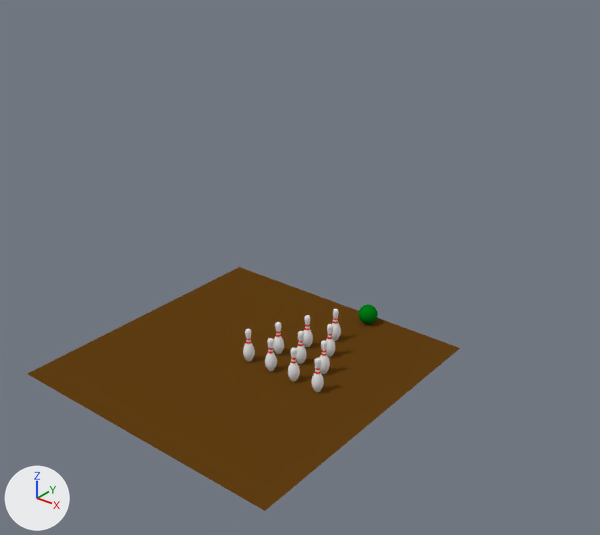
One commit to the Blender file Bowling Alley.blend: the scene before it, then after it.
Before and after are seen from a camera (50 mm lens) standing at (50.5, -54.6, 46.7) and looking at (0.8, 7.5, 8.2). Lighting does not change. The marker at lower left points along +X, +Y and +Z.

The first picture shows 'Bowling Ball', 'Plane'.
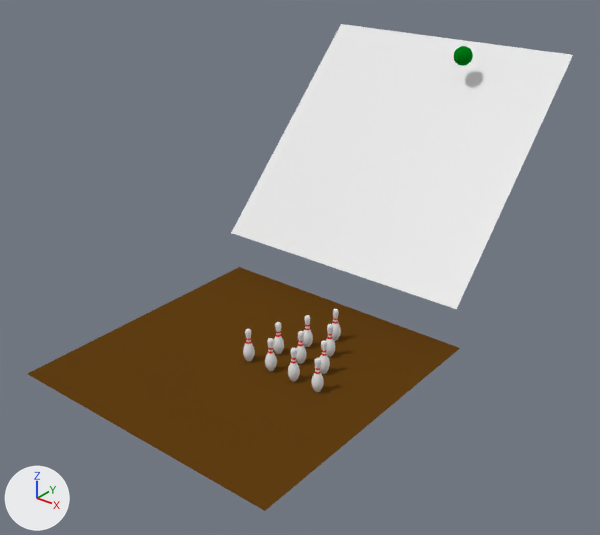
Where the newer file only moved an object's origin or applied its transform, the numbers keep the older frame.

Changed parts and their boxes (x1, y1, x2, y2) in the pictures (600 x 535 px):
'Plane.001', added: after (231, 24, 573, 309)
'Bowling Ball', moved: before (358, 305, 378, 324); after (454, 46, 473, 66)

What changed in the scene script:
```text
Add me_plane_001:
    me_plane_001.from_pydata([(-1.0, -1.0, 0.0), (1.0, -1.0, 0.0), (-1.0, 1.0, 0.0), (1.0, 1.0, 0.0)], [], [(0, 1, 3, 2)])
Change ob_bowling_ball:
    ob_bowling_ball.location: (5.1, 14.4, 1.1) -> (5.1, 31.8, 27.1)
Add ob_plane_001:
    ob_plane_001 = bpy.data.objects.new('Plane.001', me_plane_001)
    ob_plane_001.location = (0.1, 25.6, 16.6)
    ob_plane_001.rotation_euler = (0.785, 0.0, 0.0)  # degrees (45, 0, 0)
    ob_plane_001.scale = (15.8, 15.8, 15.8)
```
